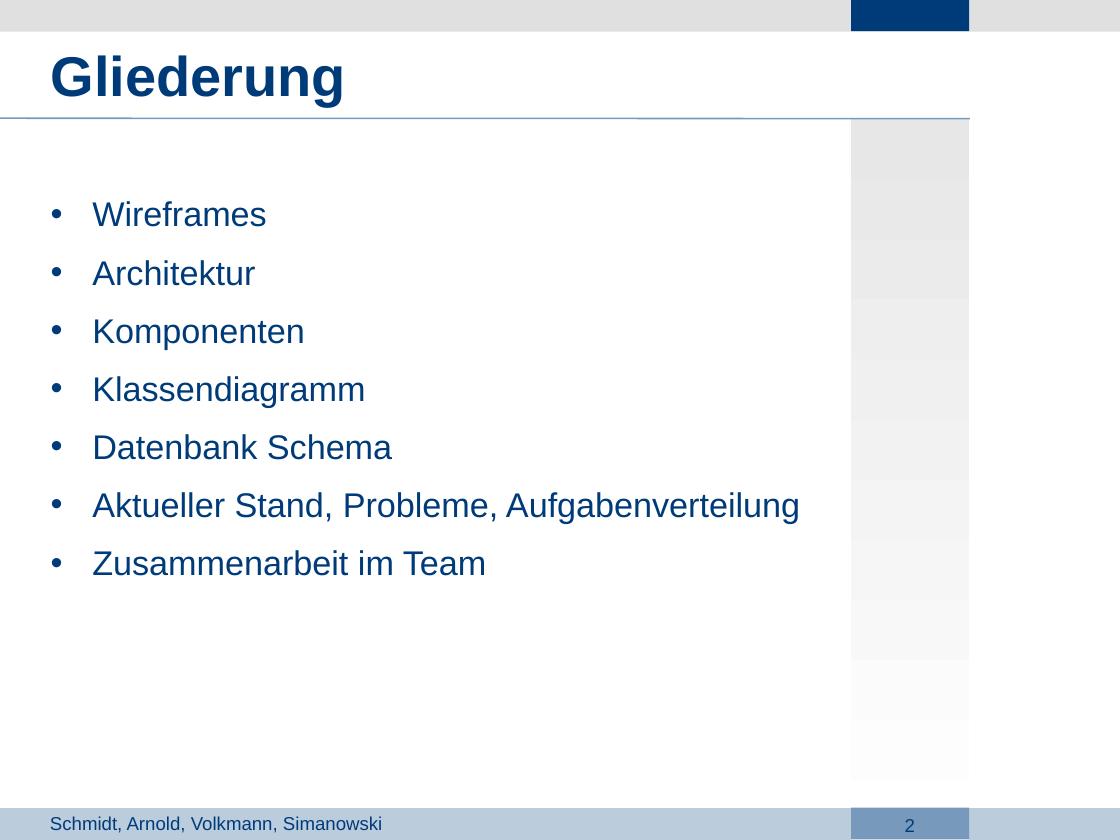
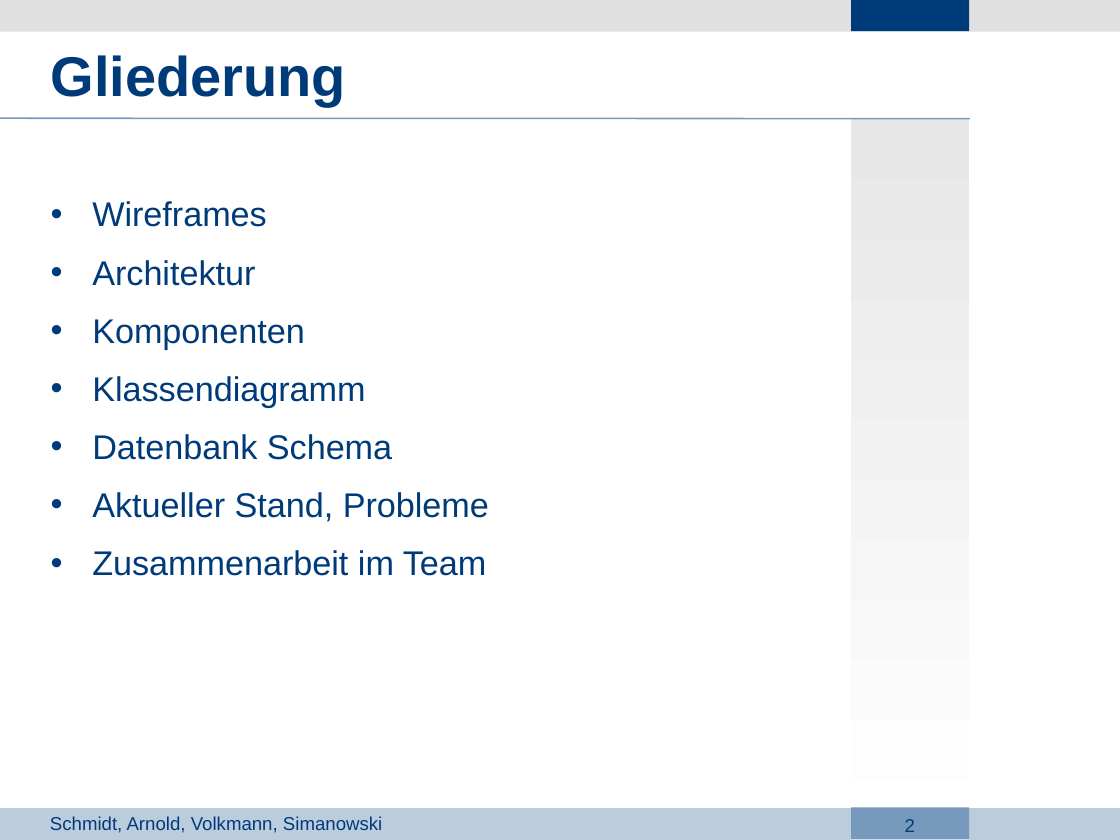
Before and after one commit to Lopt/ascendancy, a slide deck: slide 2 of docs/Projektdefinition/2_Presentation.odp. Drawn at 1120x840 pixels with LibreOffice and Linux fonts; fonts in the diff are those of the drawing; background and template pictures are left out. Boxes give left, top, right and bottom in pixels: in the first picture for what was removed or moved away, otherwise in the second. Text is boxed around its words. In the diff, an @@ line names an element or a change of style, - is before the commit and + after.

```diff
--- a/docs/Projektdefinition/2_Presentation.odp
+++ b/docs/Projektdefinition/2_Presentation.odp
@@ text at (92, 492, 489, 522): text changed @@
-• Aktueller Stand, Probleme, Aufgabenverteilung
+• Aktueller Stand, Probleme
```
Also in this commit, not shown: 2 other slides changed, 2 slides added, 3 other files.
